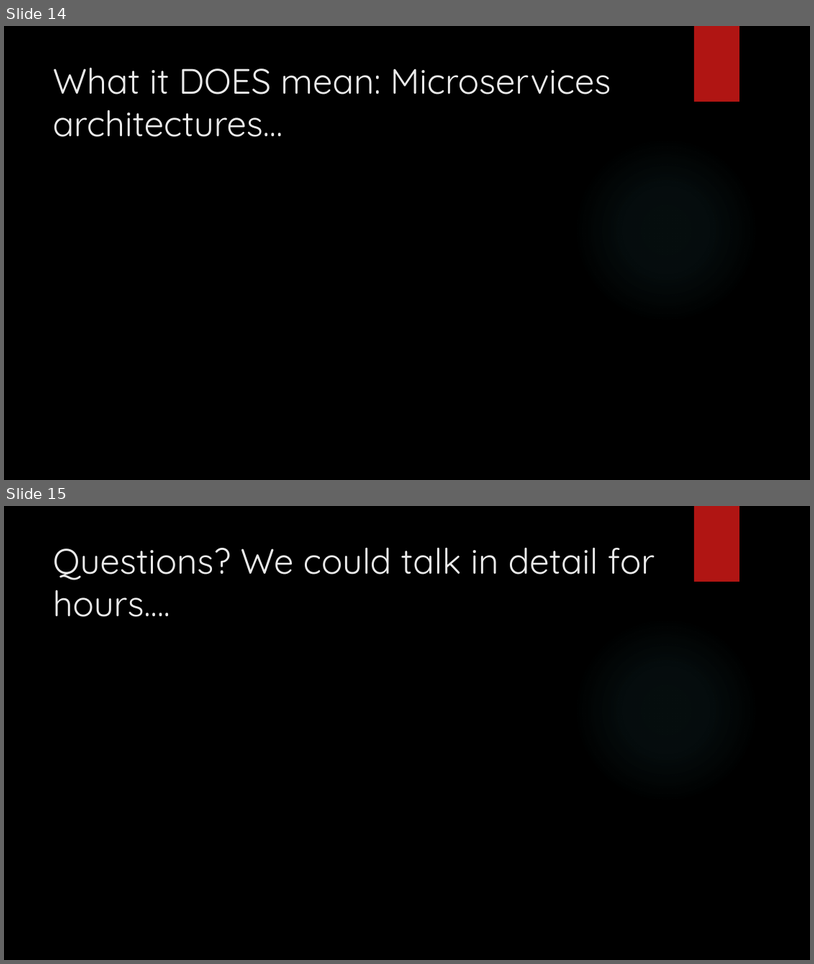
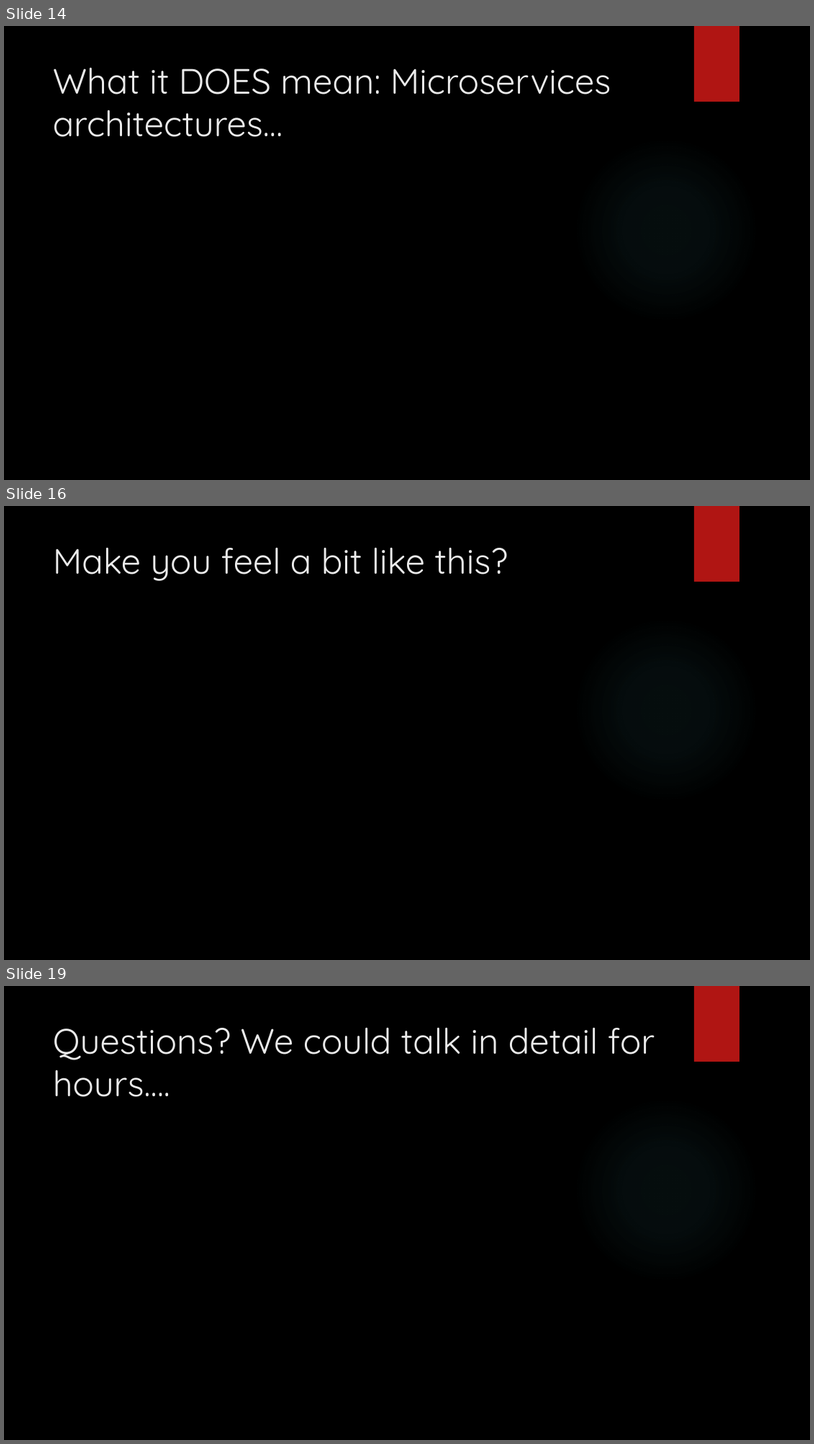
Before and after one commit to arif-aigonix/leap2015, a slide deck: Containers and Clusters in Azure.pptx. Shown one above the other, each under a label of ours: slides 14 and 15 before the commit, slides 14, 16 and 19 after it; the slides between them are not shown. The pictures are 814x964 and 814x1444 pixels, drawn with LibreOffice and Linux fonts; fonts in the diff are those of the drawing; background and template pictures are left out. Boxes give left, top, right and bottom in pixels: in the first picture for what was removed or moved away, otherwise in the second. Text is boxed around its words. In the diff, an @@ line names an element or a change of style, - is before the commit and + after.

```diff
--- a/Containers and Clusters in Azure.pptx
+++ b/Containers and Clusters in Azure.pptx
@@ slide 16 added at (4,506,810,960), background picture (left out); not listed: 3 template elements that a slide beside it also shows @@
@@ title added at (53,547,508,581), 42 pt, text #EBEBEB @@
+Make you feel a bit like this?
@@ what was slide 15 is now slide 19 @@
```
Also in this commit, not shown: 3 other slides added, 3 other files.
